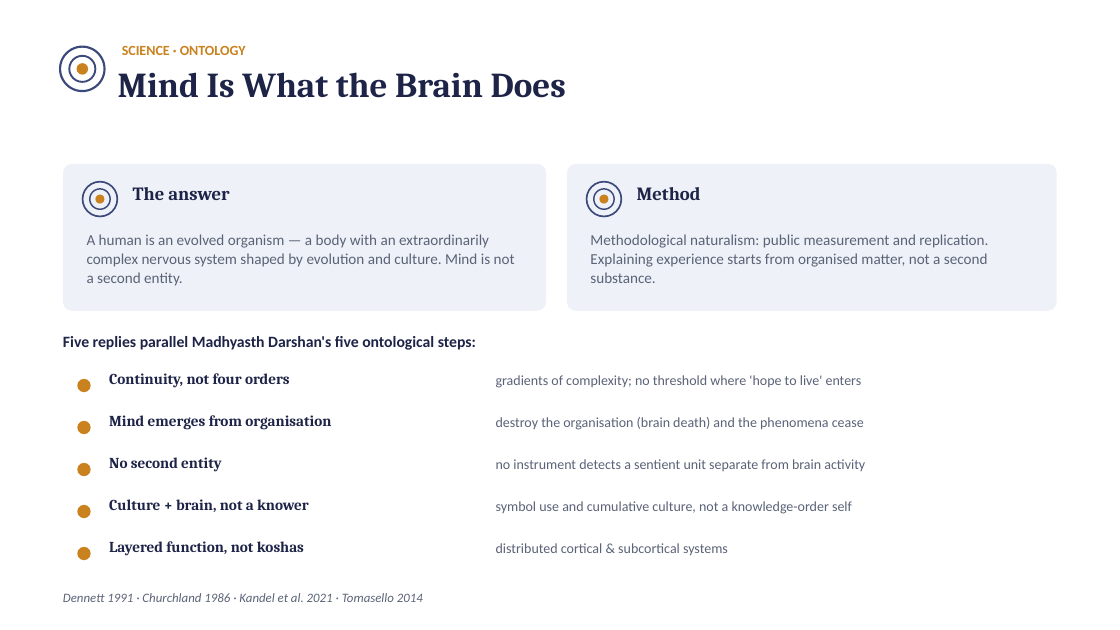
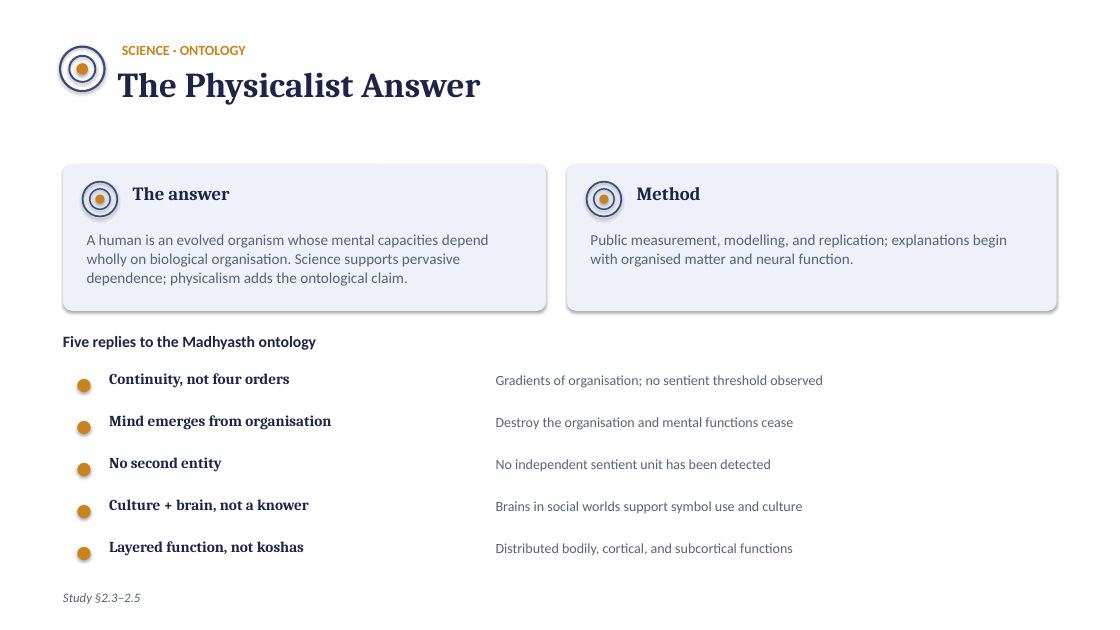
Before and after one commit to raghavamohan/AnalyticMadhyasthDarshan, a slide deck: slide 11 of Studies/Why-Humans-Are-Not-Just-Material/Why-Humans-Are-Not-Just-Material.pptx. Drawn at 1120x630 pixels with LibreOffice and Linux fonts; fonts in the diff are those of the drawing. Boxes give left, top, right and bottom in pixels: in the first picture for what was removed or moved away, otherwise in the second. Text is boxed around its words. In the diff, an @@ line names an element or a change of style, - is before the commit and + after.

Commit message:
Refine human ontology study and presentation

```diff
--- a/Studies/Why-Humans-Are-Not-Just-Material/Why-Humans-Are-Not-Just-Material.pptx
+++ b/Studies/Why-Humans-Are-Not-Just-Material/Why-Humans-Are-Not-Just-Material.pptx
@@ rectangle added at (0,0,1120,630), fill #FFFFFF @@
@@ text at (118,72,480,104): text changed @@
-Mind Is What the Brain Does
+The Physicalist Answer
@@ text at (87,234,489,286): text changed @@
-A human is an evolved organism — a body with an extraordinarily complex nervous system shaped by evolution and culture. Mind is not a second entity.
+A human is an evolved organism whose mental capacities depend wholly on biological organisation. Science supports pervasive dependence; physicalism adds the ontological claim.
@@ text at (590,234,1007,267): text changed @@
-Methodological naturalism: public measurement and replication. Explaining experience starts from organised matter, not a second substance.
+Public measurement, modelling, and replication; explanations begin with organised matter and neural function.
@@ text at (63,336,317,350): text changed @@
-Five replies parallel Madhyasth Darshan's five ontological steps:
+Five replies to the Madhyasth ontology
@@ text at (496,375,823,388): text changed @@
-gradients of complexity; no threshold where 'hope to live' enters
+Gradients of organisation; no sentient threshold observed
@@ text at (496,417,793,430): text changed @@
-destroy the organisation (brain death) and the phenomena cease
+Destroy the organisation and mental functions cease
@@ text at (496,459,770,471): text changed @@
-no instrument detects a sentient unit separate from brain activity
+No independent sentient unit has been detected
@@ text at (496,501,802,513): text changed @@
-symbol use and cumulative culture, not a knowledge-order self
+Brains in social worlds support symbol use and culture
@@ shadow on in 16 elements at (60,47,105,92), (69,55,95,82), (76,63,88,75), (63,164,546,311), (82,181,117,216), (90,189,110,209), (96,195,105,204), (567,164,1057,311), (586,181,621,216), (594,189,614,209), (600,195,609,204), (77,379,91,392), (77,421,91,434), (77,463,91,476), (77,505,91,518), (77,547,91,560) @@
@@ text at (496,543,793,555): text changed @@
-distributed cortical & subcortical systems
+Distributed bodily, cortical, and subcortical functions
@@ text at (63,593,140,604): text changed @@
-Dennett 1991 · Churchland 1986 · Kandel et al. 2021 · Tomasello 2014
+Study §2.3–2.5
```
Also in this commit, not shown: 19 other slides changed, 5 other files.
